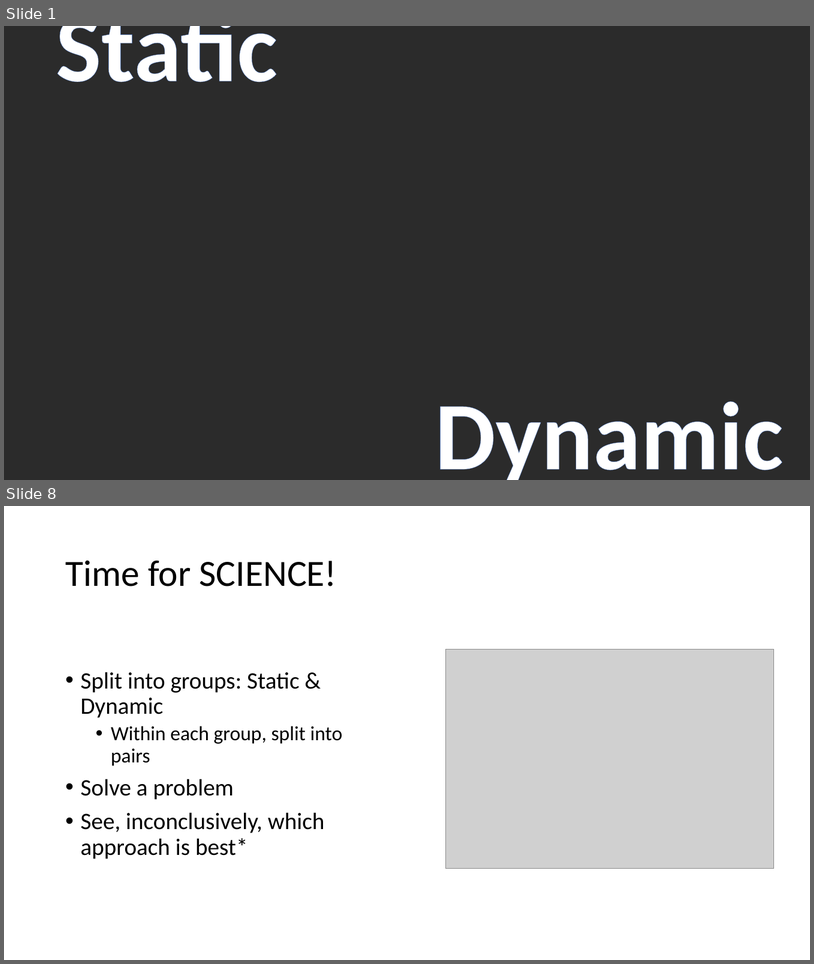
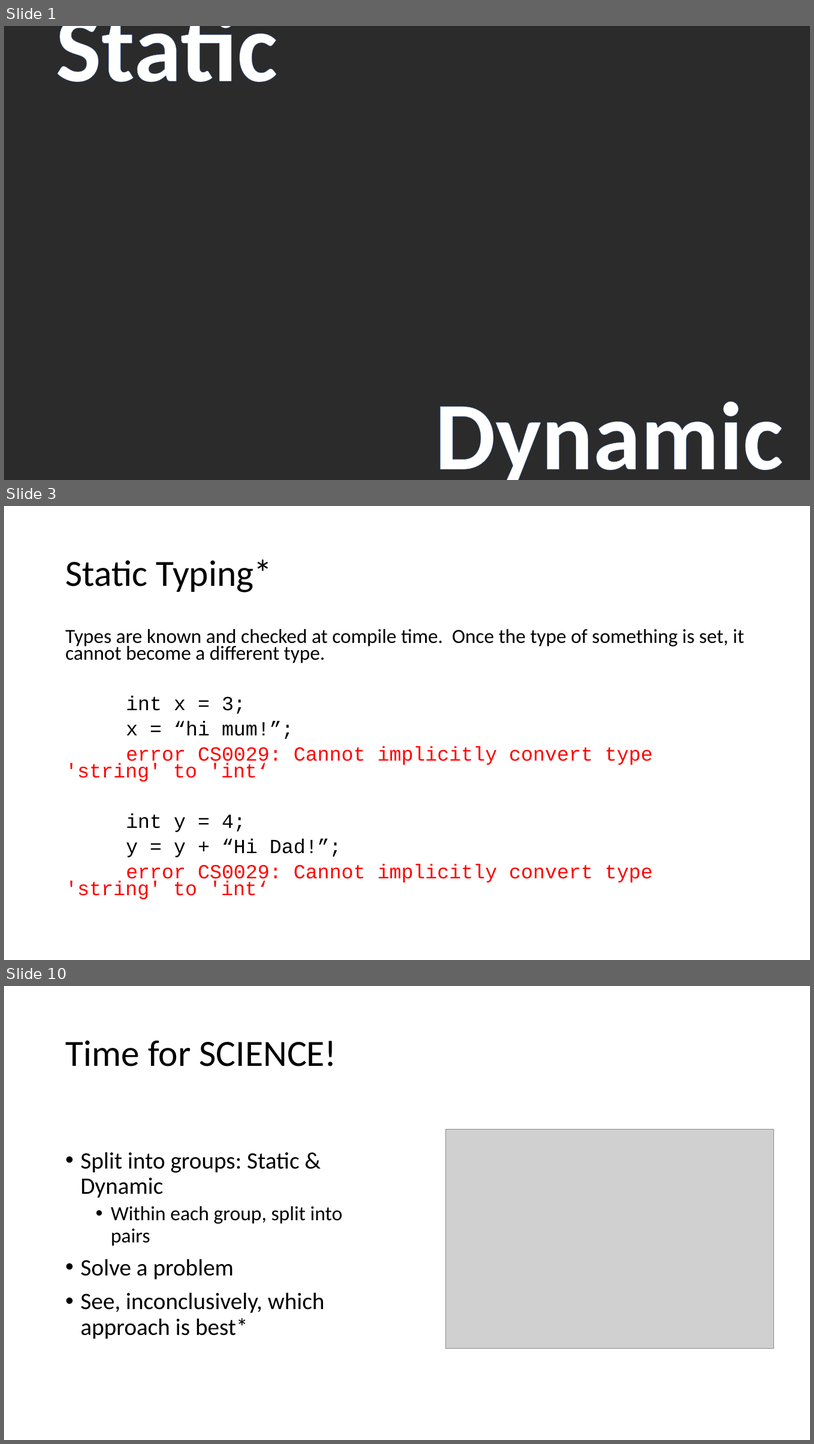
Before and after one commit to LeedsCodeDojo/StaticVsDynamic, a slide deck: StaticVsDynamic.pptx. Shown one above the other, each under a label of ours: slides 1 and 8 before the commit, slides 1, 3 and 10 after it; the slides between them are not shown. The pictures are 814x964 and 814x1444 pixels, drawn with LibreOffice and Linux fonts; fonts in the diff are those of the drawing; grey boxes stand for pictures; background and template pictures are left out; a plain dark background stands for a picture behind light text. Boxes give left, top, right and bottom in pixels: in the first picture for what was removed or moved away, otherwise in the second. Text is boxed around its words. In the diff, an @@ line names an element or a change of style, - is before the commit and + after.

```diff
--- a/StaticVsDynamic.pptx
+++ b/StaticVsDynamic.pptx
@@ slide 3 added at (4,506,810,960), background #FFFFFF @@
@@ title added at (65,559,273,592), 44 pt, text #000000 @@
+Static Typing*
@@ text added at (65,629,744,899), 23.8 pt, text #000000 @@
+Types are known and checked at compile time. Once the type of something is set, it cannot become a different type.
+int x = 3;
+x = “hi mum!”;
+error CS0029: Cannot implicitly convert type 'string' to 'int‘
+int y = 4;
+y = y + “Hi Dad!”;
+error CS0029: Cannot implicitly convert type 'string' to 'int‘
@@ what was slide 8 is now slide 10 @@
```
Also in this commit, not shown: 3 slides changed, 4 other slides added, 3 slides removed.
